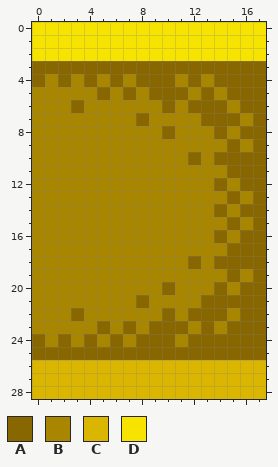
Pixel-art sprite -- images/cadre-cote.png. Above is the file before it was changed.
The file is 18x29 pixels.
Palette (. is transparent): A #886700  B #a98600  C #dab600  D #f6e300
Pixels before, first column x 0:
 0 DDDDDDDDDDDDDDDDDD
 1 DDDDDDDDDDDDDDDDDD
 2 DDDDDDDDDDDDDDDDDD
 3 AAAAAAAAAAAAAAAAAA
 4 ABABABABAAABABAAAA
 5 BBBBBABABAAABABAAA
 6 BBBABBBBBBABAAABAA
 7 BBBBBBBBABBBBAAABA
 8 BBBBBBBBBBABBBABAA
 9 BBBBBBBBBBBBBBBABA
10 BBBBBBBBBBBBABAAAA
11 BBBBBBBBBBBBBBBAAA
12 BBBBBBBBBBBBBBABAA
13 BBBBBBBBBBBBBBBABA
14 BBBBBBBBBBBBBBABAA
15 BBBBBBBBBBBBBBBABA
16 BBBBBBBBBBBBBBABAA
17 BBBBBBBBBBBBBBBAAA
18 BBBBBBBBBBBBABAAAA
19 BBBBBBBBBBBBBBBABA
20 BBBBBBBBBBABBBABAA
21 BBBBBBBBABBBBAAAAA
22 BBBABBBBBBABAAABAA
23 BBBBBABABAAABABAAA
24 ABABABABAAABAAAAAA
25 AAAAAAAAAAAAAAAAAA
26 CCCCCCCCCCCCCCCCCC
27 CCCCCCCCCCCCCCCCCC
28 CCCCCCCCCCCCCCCCCC
And afterwards:
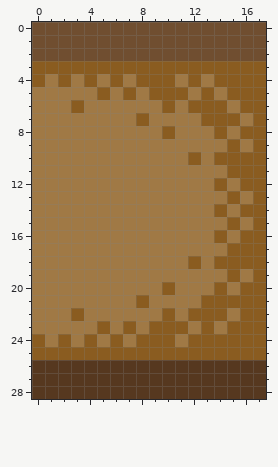
From old to new:
Colour A changes from #886700 to #8a5c20.
Colour B changes from #a98600 to #a07945.
Colour C changes from #dab600 to #56381f.
Colour D changes from #f6e300 to #704e30.
